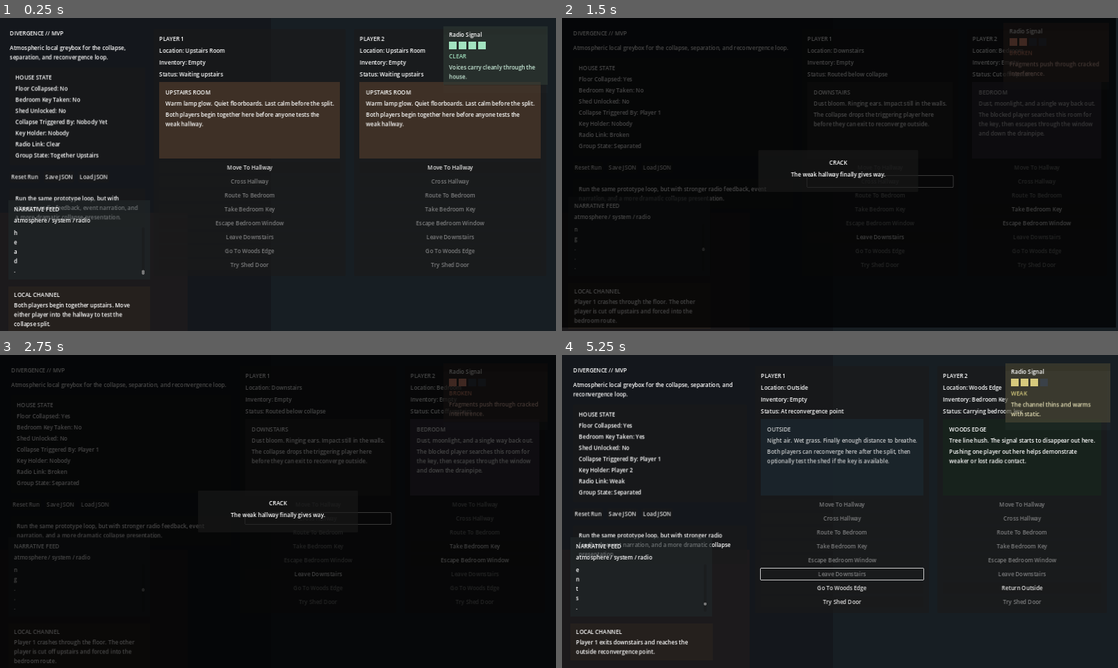
Above: before the commit, frames 1-4 (two rows, left to right).
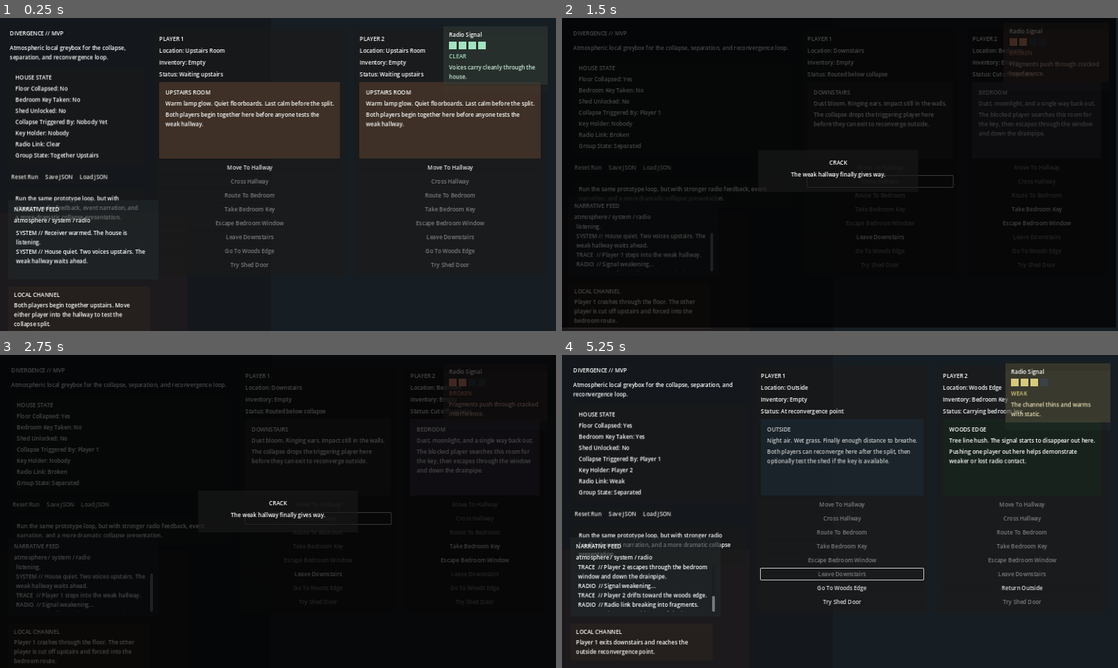
Above: after the commit, the same moments.

Repository: gazman187/DivergenceMVP
Game: Godot game, scene res://scenes/main/Main.tscn
The game is run twice, just before and just after one commit, with the same random seed, the same clock (stepped at 60 frames per second) and the same inputs.
Inputs:
- Up to frame 1 (0.25 s): no input
- Up to frame 2 (1.5 s): click "Move To Hallway" at 0.5 s; click "Cross Hallway" at 1.25 s
- Up to frame 3 (2.75 s): click "Leave Downstairs" at 2 s
- Up to frame 4 (5.25 s): click "Take Bedroom Key" at 2.75 s; click "Escape Bedroom Window" at 3.5 s; click "Go To Woods Edge" at 4.25 s; click "Leave Downstairs" at 5 s

The runs differ from the first frame. In frame 1, 0.6% of the frame differs, in the area x 2-27%, y 67-82%; in frame 2, 0.5%; in frame 3, 0.5%; in frame 4, 1.1%, in the area x 2-29%, y 58-82%.

Commit message:
Fix narrative feed text wrapping

Diff:
--- a/scenes/ui/EventFeed.tscn
+++ b/scenes/ui/EventFeed.tscn
@@ -6,7 +6,7 @@
 anchor_bottom = 1.0
 offset_left = 24.0
 offset_top = -376.0
-offset_right = 432.0
+offset_right = 456.0
 offset_bottom = -148.0
 mouse_filter = 1
 
@@ -28,6 +28,7 @@
 theme_override_constants/margin_bottom = 14
 
 [node name="VBoxContainer" type="VBoxContainer" parent="MarginContainer"]
+size_flags_horizontal = 3
 size_flags_vertical = 3
 theme_override_constants/separation = 8
 
@@ -41,11 +42,26 @@
 
 [node name="FeedScroll" type="ScrollContainer" parent="MarginContainer/VBoxContainer"]
 custom_minimum_size = Vector2(0, 132)
+size_flags_horizontal = 3
 size_flags_vertical = 3
 horizontal_scroll_mode = 0
 
-[node name="EventFeedEntries" type="Label" parent="MarginContainer/VBoxContainer/FeedScroll"]
+[node name="FeedContent" type="MarginContainer" parent="MarginContainer/VBoxContainer/FeedScroll"]
+custom_minimum_size = Vector2(388, 0)
+size_flags_horizontal = 3
+size_flags_vertical = 3
+theme_override_constants/margin_left = 6
+theme_override_constants/margin_top = 4
+theme_override_constants/margin_right = 6
+theme_override_constants/margin_bottom = 8
+mouse_filter = 2
+
+[node name="EventFeedEntries" type="Label" parent="MarginContainer/VBoxContainer/FeedScroll/FeedContent"]
+size_flags_horizontal = 3
 size_flags_vertical = 3
 autowrap_mode = 3
+clip_text = false
+horizontal_alignment = 0
+text_overrun_behavior = 0
 text = "SYSTEM // Waiting for movement."
 mouse_filter = 2
--- a/scripts/ui/UIManager.gd
+++ b/scripts/ui/UIManager.gd
@@ -32,7 +32,7 @@
 @onready var _prompt_frame: PanelContainer = $InteractionPrompt
 @onready var _prompt_label: Label = $InteractionPrompt/MarginContainer/VBoxContainer/PromptText
 @onready var _event_feed_scroll: ScrollContainer = $EventFeed/MarginContainer/VBoxContainer/FeedScroll
-@onready var _event_feed_label: Label = $EventFeed/MarginContainer/VBoxContainer/FeedScroll/EventFeedEntries
+@onready var _event_feed_label: Label = $EventFeed/MarginContainer/VBoxContainer/FeedScroll/FeedContent/EventFeedEntries
 @onready var _radio_panel: PanelContainer = $RadioStatus
 @onready var _radio_value: Label = $RadioStatus/MarginContainer/VBoxContainer/StatusValue
 @onready var _radio_flavor: Label = $RadioStatus/MarginContainer/VBoxContainer/FlavorText
